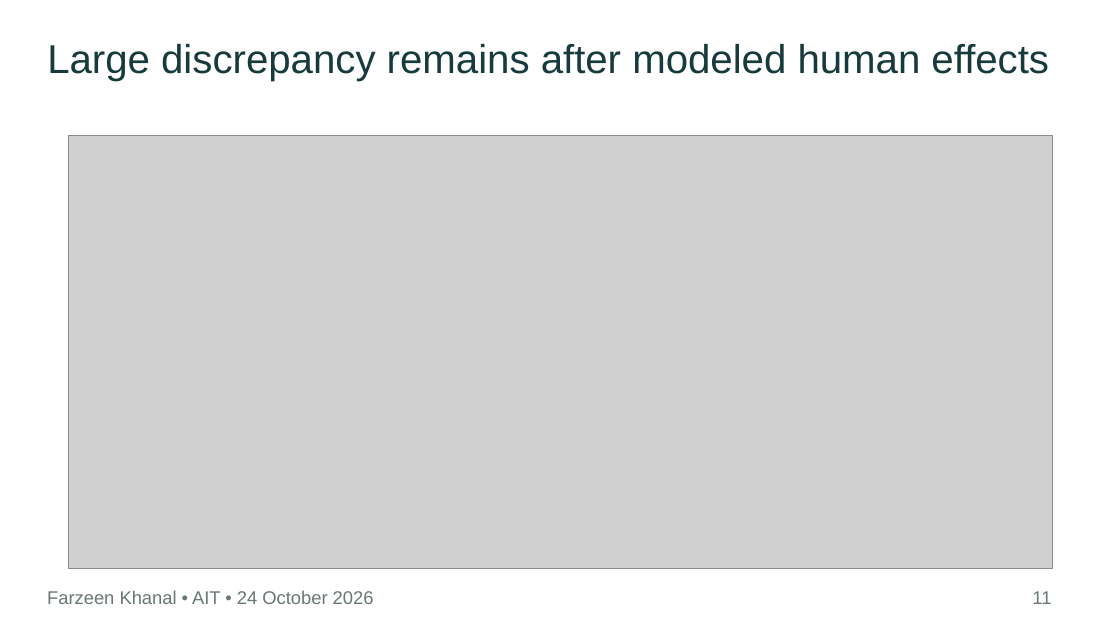
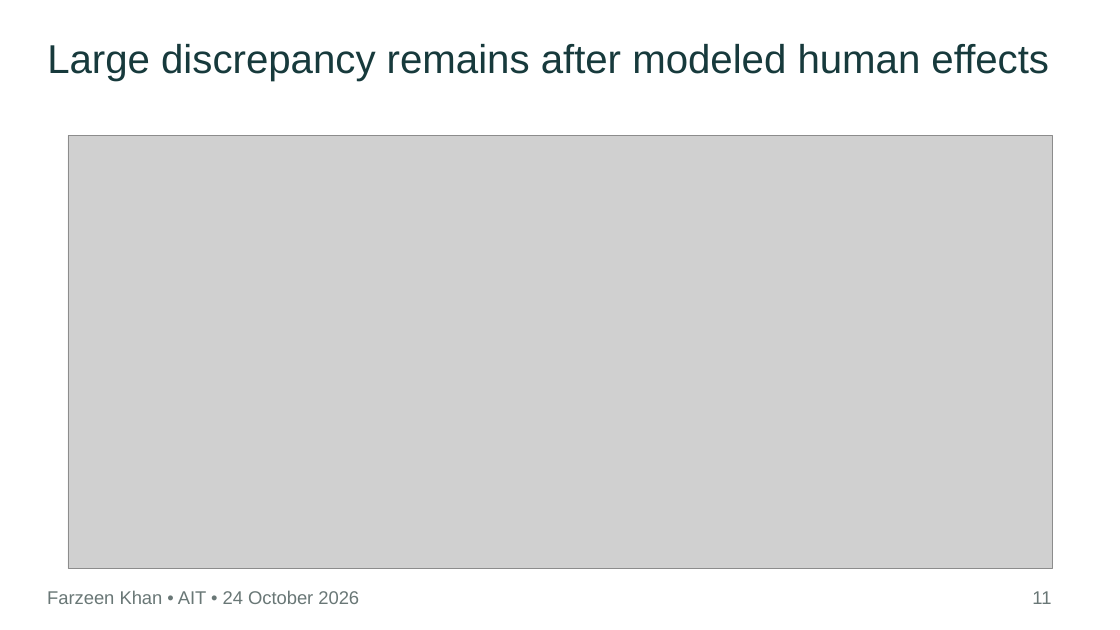
Before and after one commit to farzeen185/farzeen185.github.io, a slide deck: slide 11 of downloads/Thailand_Three_Objectives_Farzeen_Khanal.pptx. Drawn at 1120x630 pixels with LibreOffice and Linux fonts; fonts in the diff are those of the drawing; grey boxes stand for pictures. Boxes give left, top, right and bottom in pixels: in the first picture for what was removed or moved away, otherwise in the second. Text is boxed around its words. In the diff, an @@ line names an element or a change of style, - is before the commit and + after.

```diff
--- a/downloads/Thailand_Three_Objectives_Farzeen_Khanal.pptx
+++ b/downloads/Thailand_Three_Objectives_Farzeen_Khanal.pptx
@@ text at [47, 590, 359, 604]: text changed @@
-Farzeen Khanal • AIT • 24 October 2026
+Farzeen Khan • AIT • 24 October 2026
```
Also in this commit, not shown: 15 other slides changed, 23 other files.
